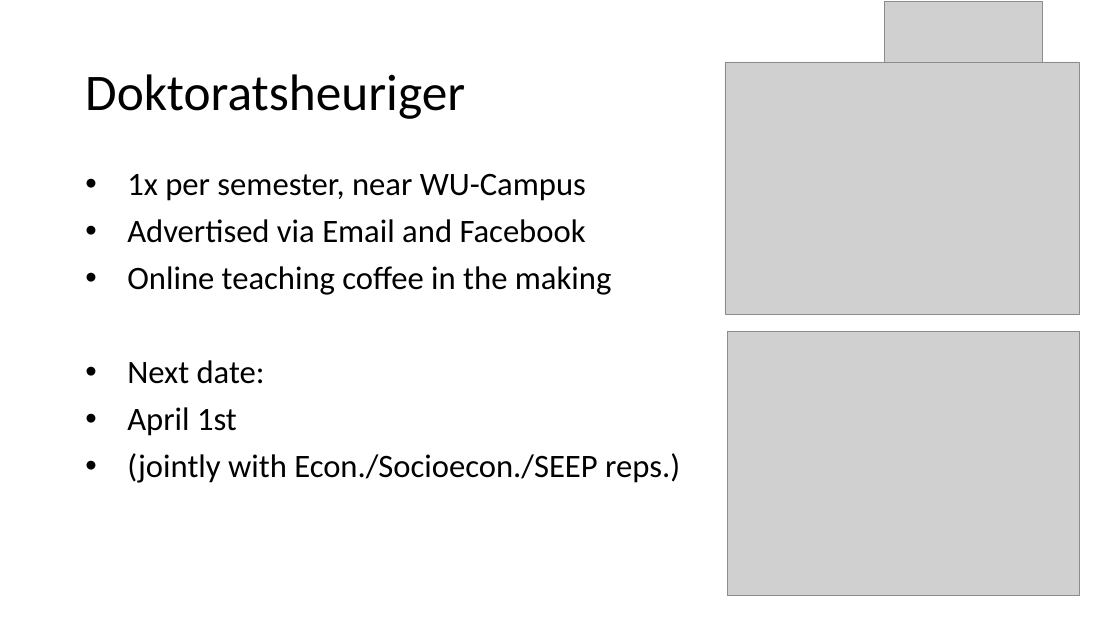
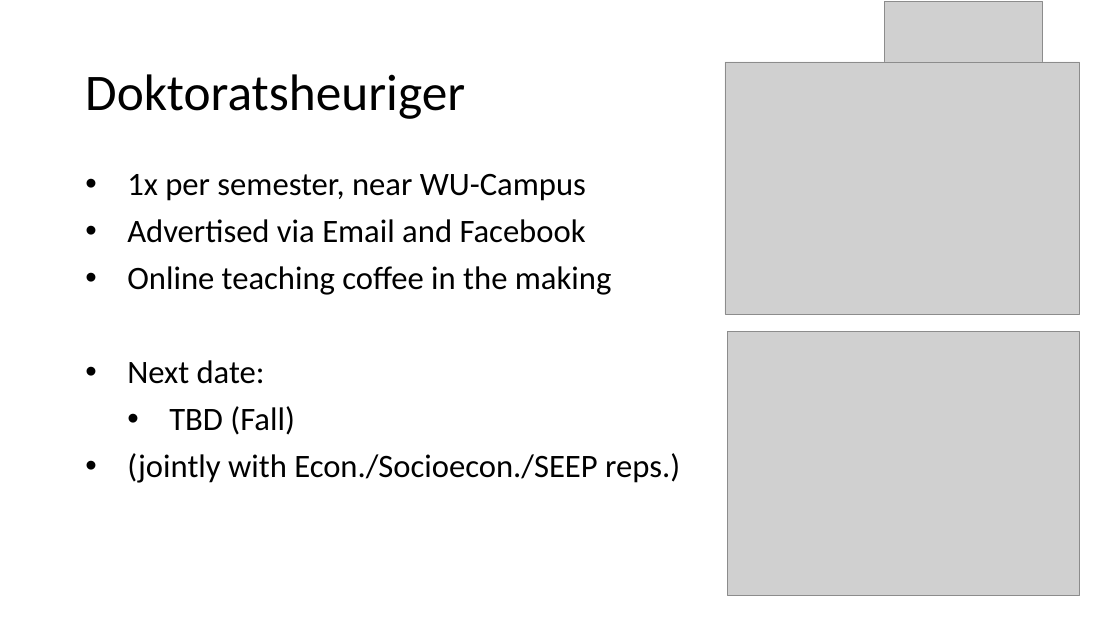
Before and after one commit to danielw2904/phd-pres, a slide deck: slide 4 of Presentation DrInfoAbend - english.pptx. Drawn at 1120x630 pixels with LibreOffice and Linux fonts; fonts in the diff are those of the drawing; grey boxes stand for pictures. Boxes give left, top, right and bottom in pixels: in the first picture for what was removed or moved away, otherwise in the second. Text is boxed around its words. In the diff, an @@ line names an element or a change of style, - is before the commit and + after.

Commit message:
WS2022

```diff
--- a/Presentation DrInfoAbend - english.pptx
+++ b/Presentation DrInfoAbend - english.pptx
@@ text at (169,406,294,435): text changed @@
-• April 1st
+  • TBD (Fall)
```
Also in this commit, not shown: 2 other slides changed.
